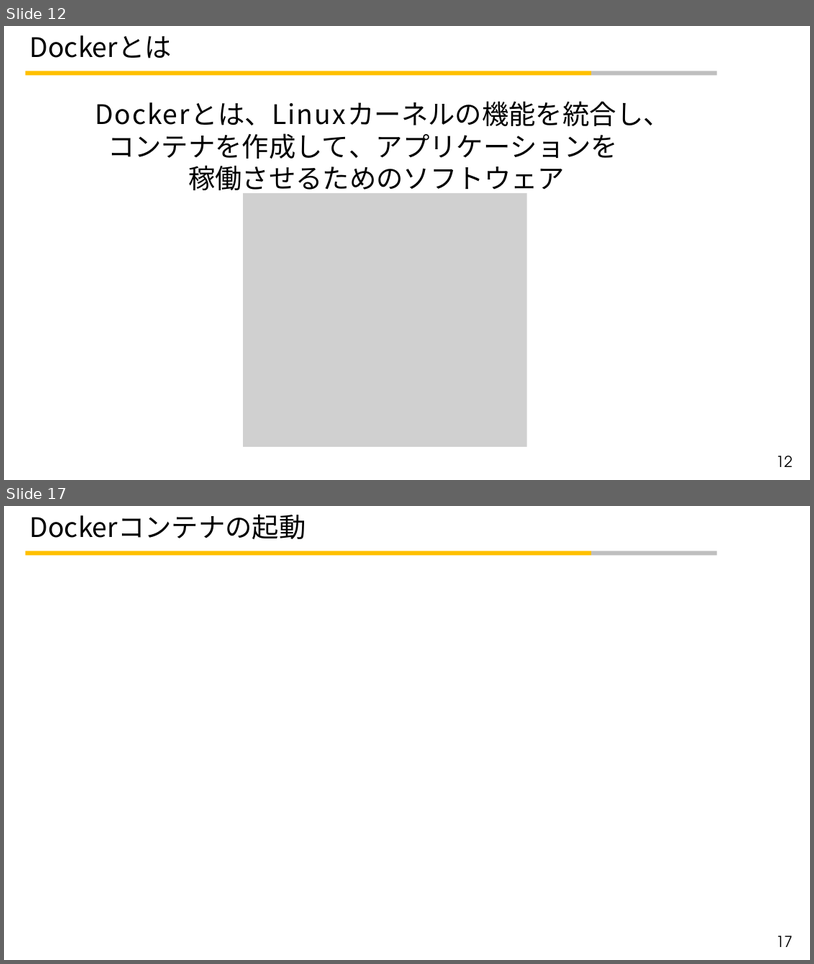
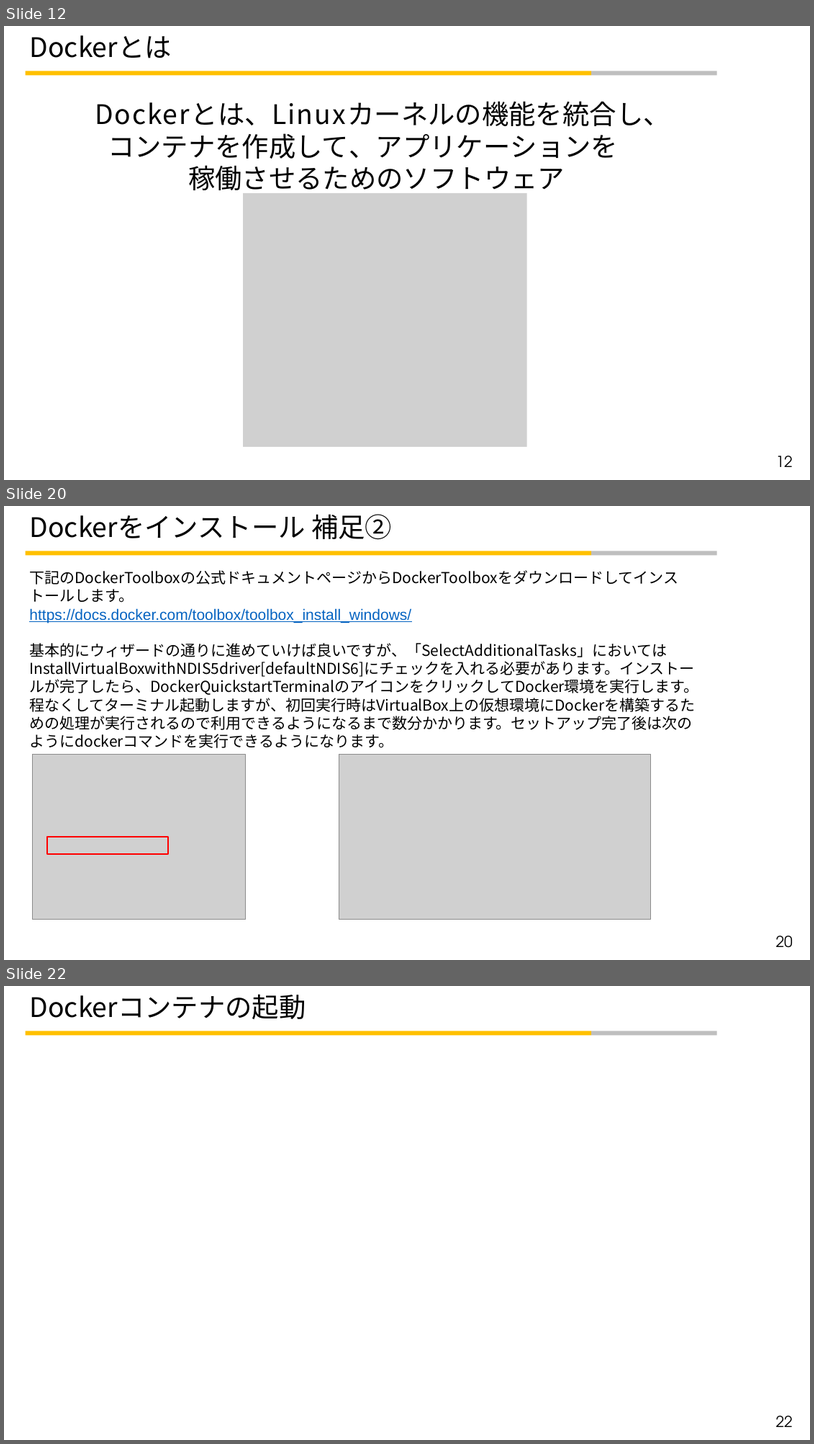
Before and after one commit to t-kotsubo/Study_Programing, a slide deck: Docker学習資料_小壷_20200501.pptx. Shown one above the other, each under a label of ours: slides 12 and 17 before the commit, slides 12, 20 and 22 after it; the slides between them are not shown. The pictures are 814x964 and 814x1444 pixels, drawn with LibreOffice and Linux fonts; fonts in the diff are those of the drawing; grey boxes stand for pictures; background and template pictures are left out. Boxes give left, top, right and bottom in pixels: in the first picture for what was removed or moved away, otherwise in the second. Text is boxed around its words. In the diff, an @@ line names an element or a change of style, - is before the commit and + after.

```diff
--- a/Docker学習資料_小壷_20200501.pptx
+++ b/Docker学習資料_小壷_20200501.pptx
@@ slide 20 added at bbox=[4, 506, 810, 960], background #FFFFFF; not listed: 2 template elements that a slide beside it also shows @@
@@ title added at bbox=[30, 514, 392, 540], 32 pt, text #000000 @@
+Dockerをインストール 補足②
@@ text added at bbox=[29, 570, 699, 748], 18 pt, text #000000 @@
+下記のDockerToolboxの公式ドキュメントページからDockerToolboxをダウンロードしてインストールします。
+https://docs.docker.com/toolbox/toolbox_install_windows/
+基本的にウィザードの通りに進めていけば良いですが、「SelectAdditionalTasks」においてはInstallVirtualBoxwithNDIS5driver[defaultNDIS6]にチェックを入れる必要があります。インストールが完了したら、DockerQuickstartTerminalのアイコンをクリックしてDocker環境を実行します。程なくしてターミナル起動しますが、初回実行時はVirtualBox上の仮想環境にDockerを構築するための処理が実行されるので利用できるようになるまで数分かかります。セットアップ完了後は次のようにdockerコマンドを実行できるようになります。
@@ picture added at bbox=[32, 754, 245, 919] @@
@@ picture added at bbox=[339, 754, 651, 919] @@
@@ rectangle added at bbox=[47, 836, 169, 854], outline #FF0000 2 pt @@
@@ page number added at bbox=[777, 935, 793, 947], 18 pt, text #000000 @@
+20
@@ what was slide 17 is now slide 22 @@
@@ page number at bbox=[777, 1415, 793, 1427]: text changed @@
-17
+22
```
Also in this commit, not shown: 5 slides changed, 6 other slides added, 2 slides removed.
